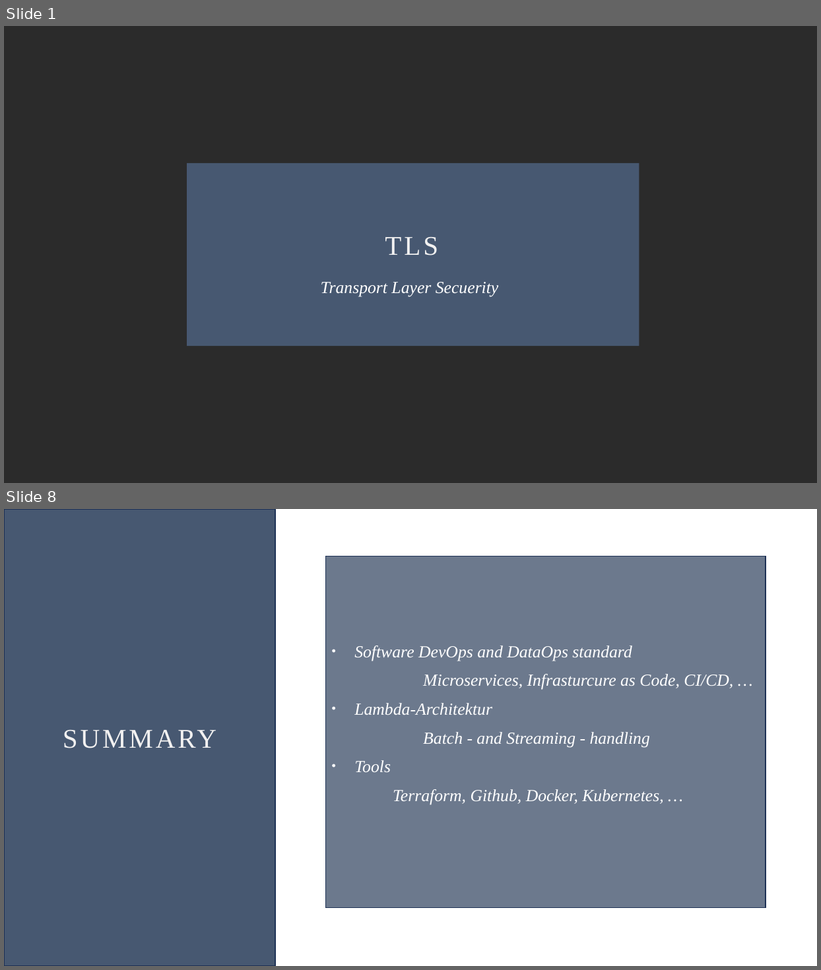
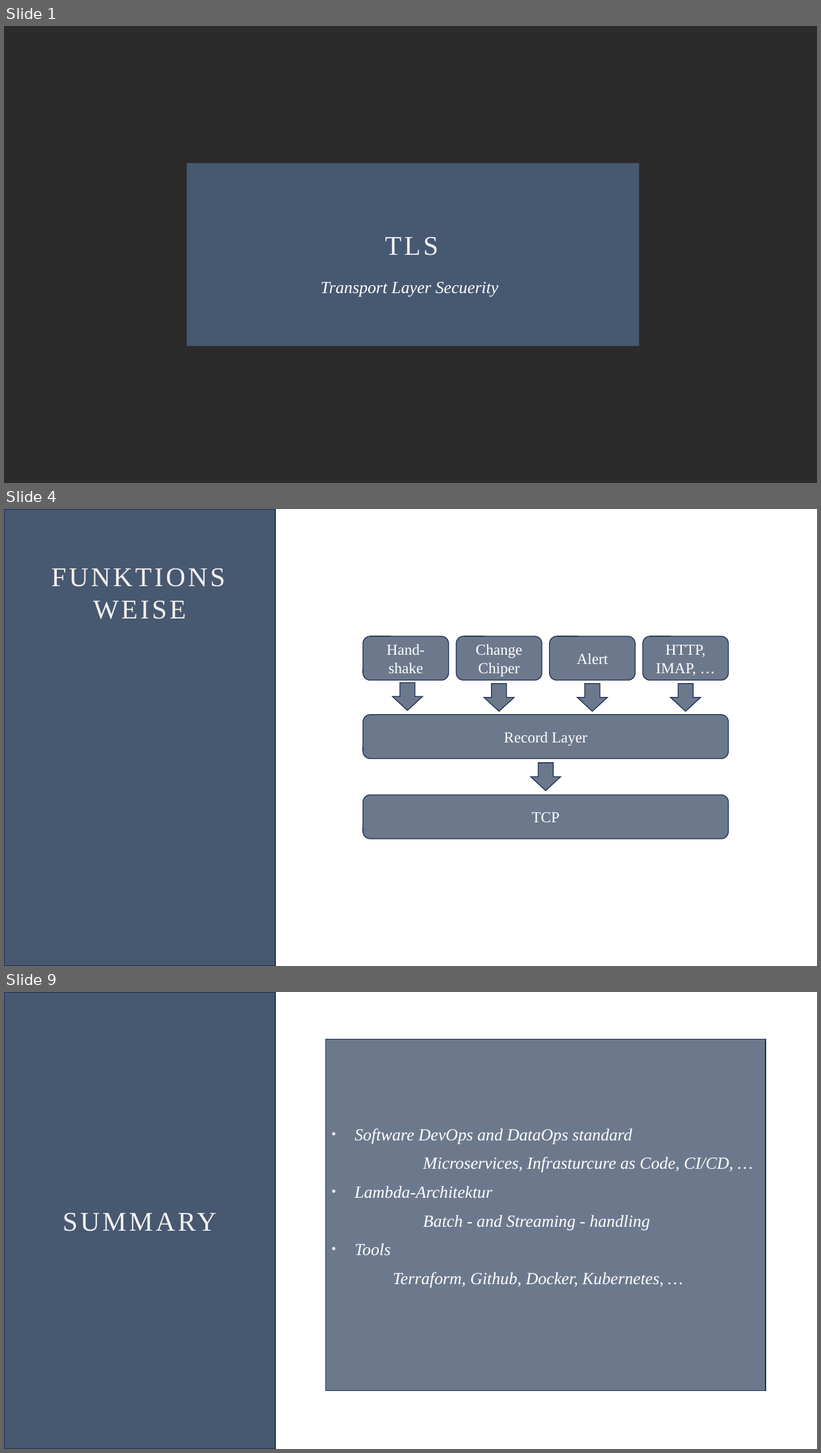
Before and after one commit to Oddl42/DLMCSITSDS01_IT_Sicherheit, a slide deck: Aufgabe/DLMCSITSDS01_Willkens_IU14073577_TLS_20240530.pptx. Shown one above the other, each under a label of ours: slides 1 and 8 before the commit, slides 1, 4 and 9 after it; the slides between them are not shown. The pictures are 821x970 and 821x1453 pixels, drawn with LibreOffice and Linux fonts; fonts in the diff are those of the drawing; background and template pictures are left out; a plain dark background stands for a picture behind light text. Boxes give left, top, right and bottom in pixels: in the first picture for what was removed or moved away, otherwise in the second. Text is boxed around its words. In the diff, an @@ line names an element or a change of style, - is before the commit and + after.

```diff
--- a/Aufgabe/DLMCSITSDS01_Willkens_IU14073577_TLS_20240530.pptx
+++ b/Aufgabe/DLMCSITSDS01_Willkens_IU14073577_TLS_20240530.pptx
@@ slide 4 added at [4, 509, 817, 966], background #FFFFFF @@
@@ rectangle added at [4, 509, 275, 966], fill #475871, outline #1E3256 1 pt @@
@@ text added at [34, 557, 245, 628], 32 pt, text #F2F1F1 @@
+FUNKTIONSWEISE
@@ group added at [363, 636, 729, 839]: 6 rounded rectangles, 5 down arrows @@
+Hand-
+shake
+Change
+Chiper
+Alert
+HTTP,
+IMAP, …
+Record Layer
+TCP
@@ what was slide 8 is now slide 9 @@
```
Also in this commit, not shown: 2 slides changed, 1 other slide added, 1 slide removed.
